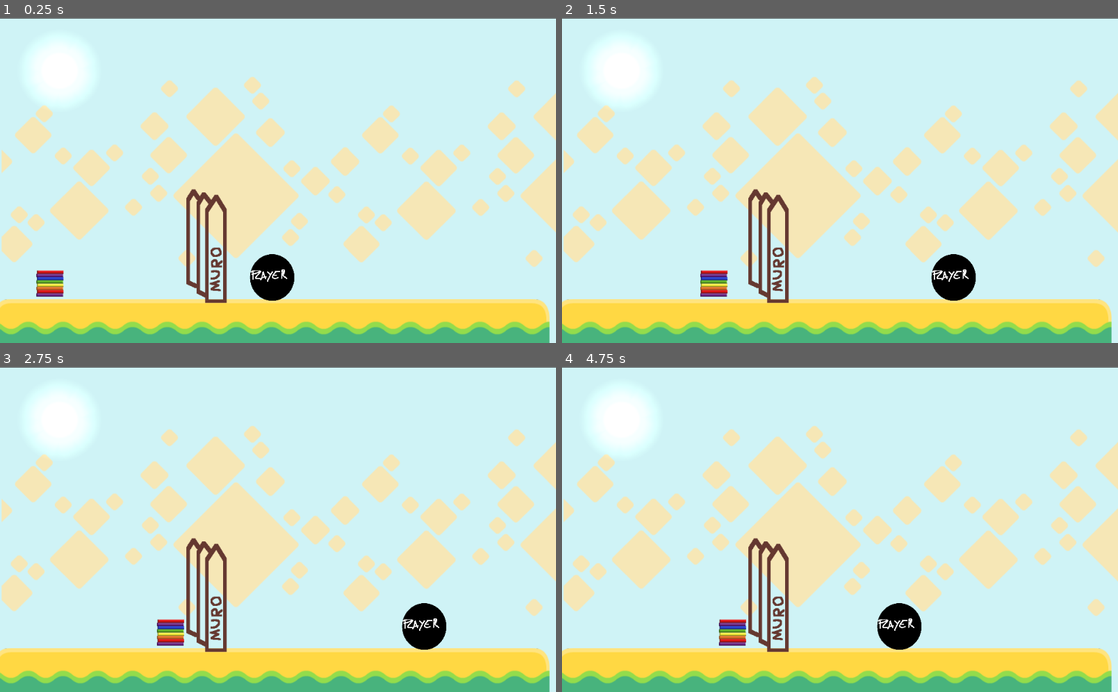
Above: before the commit, frames 1-4 (two rows, left to right).
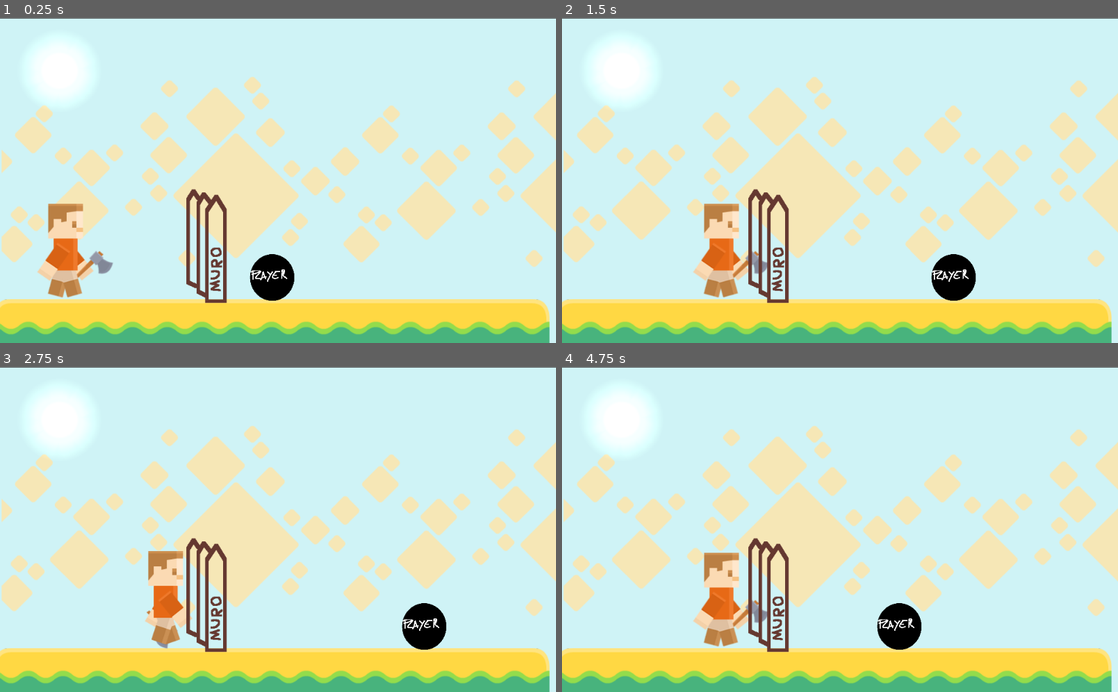
Above: after the commit, the same moments.

Repository: thiagola92/gamejamplus-2020
Game: Godot game, scene res://scenes/Main.tscn
The game is run twice, just before and just after one commit, with the same random seed, the same clock (stepped at 60 frames per second) and the same inputs. The project has no main scene, so this scene is started directly.
Inputs:
- Up to frame 1 (0.25 s): no input
- Up to frame 2 (1.5 s): hold D 0.53-1.28 s; hold A from 1.28 s (still down)
- Up to frame 3 (2.75 s): release A at 2.03 s; hold D from 2.03 s (still down)
- Up to frame 4 (4.75 s): release D at 3.53 s; hold A from 3.53 s (still down)

The runs differ from the first frame. In frame 1, 2.0% of the frame differs, in the area x 6-21%, y 57-87%; in frame 2, 2.0%; in frame 3, 1.7%; in frame 4, 2.1%, in the area x 23-37%, y 57-87%.

Commit message:
lumberjack animation

Diff:
--- a/Game/scenes/Enemy.tscn
+++ b/Game/scenes/Enemy.tscn
@@ -1,17 +1,36 @@
-[gd_scene load_steps=4 format=2]
+[gd_scene load_steps=12 format=2]
 
-[ext_resource path="res://assets/enemy/enemy.png" type="Texture" id=1]
+[ext_resource path="res://assets/enemy/frame 1.png" type="Texture" id=1]
 [ext_resource path="res://scripts/Inimigo.gd" type="Script" id=2]
+[ext_resource path="res://assets/enemy/frame 8.png" type="Texture" id=3]
+[ext_resource path="res://assets/enemy/frame 4.png" type="Texture" id=4]
+[ext_resource path="res://assets/enemy/frame 7.png" type="Texture" id=5]
+[ext_resource path="res://assets/enemy/frame 5.png" type="Texture" id=6]
+[ext_resource path="res://assets/enemy/frame 3.png" type="Texture" id=7]
+[ext_resource path="res://assets/enemy/frame 2.png" type="Texture" id=8]
+[ext_resource path="res://assets/enemy/frame6.png" type="Texture" id=9]
 
 [sub_resource type="RectangleShape2D" id=1]
-extents = Vector2( 24.2557, 24.0134 )
+extents = Vector2( 41.0687, 73.0129 )
+
+[sub_resource type="SpriteFrames" id=2]
+animations = [ {
+"frames": [ ExtResource( 1 ), ExtResource( 8 ), ExtResource( 7 ), ExtResource( 4 ), ExtResource( 6 ), ExtResource( 9 ), ExtResource( 5 ), ExtResource( 3 ) ],
+"loop": true,
+"name": "default",
+"speed": 5.0
+} ]
 
 [node name="Node2D" type="KinematicBody2D"]
 position = Vector2( 56.76, 323.676 )
 script = ExtResource( 2 )
 
-[node name="enemy" type="Sprite" parent="."]
-texture = ExtResource( 1 )
+[node name="CollisionShape2D" type="CollisionShape2D" parent="."]
+position = Vector2( 32.3318, -61.0711 )
+shape = SubResource( 1 )
 
-[node name="CollisionShape2D" type="CollisionShape2D" parent="."]
-shape = SubResource( 1 )
+[node name="AnimatedSprite" type="AnimatedSprite" parent="."]
+position = Vector2( 45.6237, -62.8673 )
+frames = SubResource( 2 )
+frame = 5
+playing = true
Binary file added: Game/assets/enemy/Sem Título-1.png
Not shown, added: Game/assets/enemy/Sem Título-1.png.import
Binary file added: Game/assets/enemy/frame 1.png
Not shown, added: Game/assets/enemy/frame 1.png.import
Binary file added: Game/assets/enemy/frame 2.png
Not shown, added: Game/assets/enemy/frame 2.png.import
Binary file added: Game/assets/enemy/frame 3.png
Not shown, added: Game/assets/enemy/frame 3.png.import
Binary file added: Game/assets/enemy/frame 4.png
Not shown, added: Game/assets/enemy/frame 4.png.import
Binary file added: Game/assets/enemy/frame 5.png
Not shown, added: Game/assets/enemy/frame 5.png.import
(and 7 more such lines)
